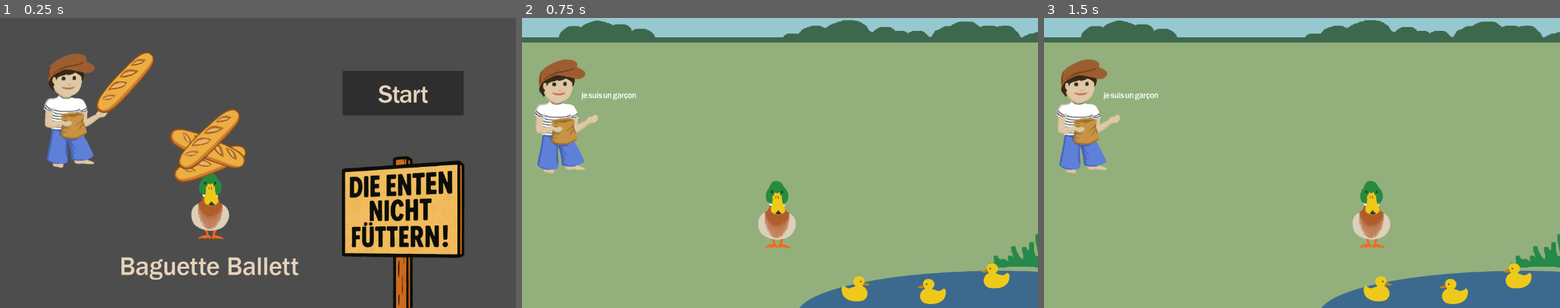
Above: before the commit, frames 1-3 (left to right).
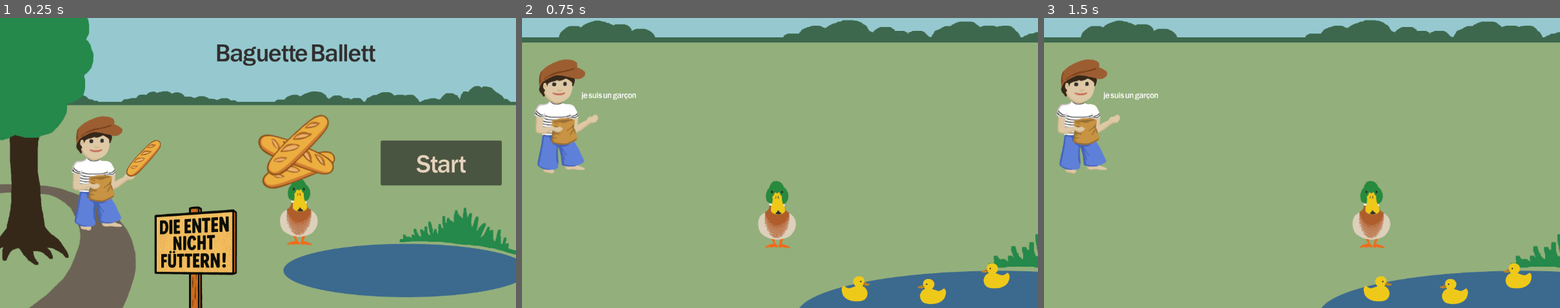
Above: after the commit, the same moments.

Repository: baguette-ballett/baguette-ballett
Game: Godot game, scene res://scenes/intro/intro.tscn
The game is run twice, just before and just after one commit, with the same random seed, the same clock (stepped at 60 frames per second) and the same inputs.
Inputs:
- Up to frame 1 (0.25 s): no input
- Up to frame 2 (0.75 s): click "Start" at 0.5 s
- Up to frame 3 (1.5 s): tap Enter (ui_accept) at 1.25 s; hold Right (ui_right) from 1.28 s (still down)

The runs differ from the first frame. In frame 1, 98% of the frame differs, in the area x 0-100%, y 0-100%; in frame 2, nothing differs; in frame 3, nothing differs.

Commit message:
enhance intro scene

Diff:
--- a/scenes/intro/duckpoop.gd
+++ b/scenes/intro/duckpoop.gd
@@ -9,10 +9,10 @@
 		if position.y > -100 and not shittingHasBeenStarted:
 			get_node("duckShits").play()
 			shittingHasBeenStarted = true
-		if position.y < 500:
+		if position.y < 575:
 			move_and_slide()
 		else:
 			get_node("shitHitsTheSign").play()
-			get_node("Sprite2D").scale.x = 10
-			get_node("Sprite2D").scale.y = 9
+			get_node("Sprite2D").scale.x = 8
+			get_node("Sprite2D").scale.y = 6
 			shitIsFalling = false
--- a/scenes/intro/intro.tscn
+++ b/scenes/intro/intro.tscn
@@ -1,15 +1,16 @@
-[gd_scene load_steps=14 format=3 uid="uid://cmeelins4i38s"]
+[gd_scene load_steps=15 format=3 uid="uid://cmeelins4i38s"]
 
 [ext_resource type="Script" uid="uid://wqyldb5ltt6k" path="res://scenes/intro/intro.gd" id="1_8twl8"]
 [ext_resource type="Texture2D" uid="uid://b1gs4c58kfka4" path="res://assets/sprites/notfeedducks_sign_clean.png" id="1_ioskq"]
+[ext_resource type="Texture2D" uid="uid://c2nk766ufh61o" path="res://assets/sprites/background_intro.png" id="2_ueo4n"]
 [ext_resource type="AudioStream" uid="uid://cxo7w6r4tcioq" path="res://assets/sounds/duckstart_and_quack.mp3" id="2_yjqpq"]
 [ext_resource type="Texture2D" uid="uid://dt7mr2ybv7dc7" path="res://assets/sprites/duckpoop.png" id="3_teox7"]
 [ext_resource type="Script" uid="uid://6gv12wvq4gaa" path="res://scenes/intro/startButton.gd" id="4_1rrv8"]
 [ext_resource type="Script" uid="uid://cyxtftd24c51c" path="res://scenes/intro/duckpoop.gd" id="4_ir5dn"]
 [ext_resource type="AudioStream" uid="uid://dcne1dgqnk5u7" path="res://assets/sounds/poop-pfft.wav" id="7_exgwc"]
 [ext_resource type="AudioStream" uid="uid://tnbk2sx0xn22" path="res://assets/sounds/poop-splat.wav" id="8_xk0cr"]
-[ext_resource type="Texture2D" uid="uid://dpcp36kepg8ox" path="res://assets/sprites/logo_transparent.png" id="9_xk0cr"]
 [ext_resource type="Texture2D" uid="uid://ch0slrurkop2q" path="res://assets/sprites/boy.png" id="10_0mgqj"]
+[ext_resource type="Texture2D" uid="uid://nspc7vmqvp5y" path="res://assets/sprites/duck_baguette.png" id="10_ueo4n"]
 [ext_resource type="Texture2D" uid="uid://douvhh1rirfyx" path="res://assets/sprites/baguette.png" id="11_ueo4n"]
 
 [sub_resource type="Shortcut" id="Shortcut_1rrv8"]
@@ -19,9 +20,15 @@
 [node name="Intro" type="Node2D"]
 script = ExtResource("1_8twl8")
 
+[node name="background" type="Sprite2D" parent="."]
+show_behind_parent = true
+position = Vector2(580.444, 322.25)
+scale = Vector2(0.60787, 0.60787)
+texture = ExtResource("2_ueo4n")
+
 [node name="Clean Sign" type="Sprite2D" parent="."]
-position = Vector2(900, 481)
-scale = Vector2(0.70459, 0.743408)
+position = Vector2(437, 537)
+scale = Vector2(0.474, 0.5)
 texture = ExtResource("1_ioskq")
 
 [node name="AudioStreamPlayer" type="AudioStreamPlayer" parent="."]
@@ -29,10 +36,10 @@
 autoplay = true
 
 [node name="Buttons" type="BoxContainer" parent="."]
-offset_left = 765.0
-offset_top = 118.0
-offset_right = 1065.0
-offset_bottom = 218.0
+offset_left = 850.0
+offset_top = 274.0
+offset_right = 1150.0
+offset_bottom = 374.0
 
 [node name="StartButton" type="Button" parent="Buttons"]
 custom_minimum_size = Vector2(270, 100)
@@ -44,7 +51,7 @@
 script = ExtResource("4_1rrv8")
 
 [node name="Duckpoop" type="CharacterBody2D" parent="."]
-position = Vector2(884, -750)
+position = Vector2(421, -694)
 scale = Vector2(0.2, 0.074)
 script = ExtResource("4_ir5dn")
 
@@ -53,7 +60,7 @@
 
 [node name="Sprite2D" type="Sprite2D" parent="Duckpoop"]
 position = Vector2(34.271, -1000)
-scale = Vector2(3.382, 5)
+scale = Vector2(2.273, 3.36)
 texture = ExtResource("3_teox7")
 
 [node name="duckShits" type="AudioStreamPlayer" parent="Duckpoop"]
@@ -65,14 +72,23 @@
 volume_db = 24.0
 
 [node name="logo" type="Sprite2D" parent="."]
-position = Vector2(471, 406)
-texture = ExtResource("9_xk0cr")
+position = Vector2(662, 362)
+texture = ExtResource("10_ueo4n")
 
 [node name="boy" type="Sprite2D" parent="."]
-position = Vector2(168, 204)
+position = Vector2(230, 344)
 texture = ExtResource("10_0mgqj")
 
 [node name="baguette" type="Sprite2D" parent="boy"]
-position = Vector2(111, -60)
-scale = Vector2(0.6475, 0.6475)
+position = Vector2(90.3125, -30.5112)
+scale = Vector2(0.386875, 0.386875)
 texture = ExtResource("11_ueo4n")
+
+[node name="title" type="RichTextLabel" parent="."]
+offset_left = 482.0
+offset_top = 41.0
+offset_right = 1012.0
+offset_bottom = 139.0
+theme_override_colors/default_color = Color(0.192157, 0.180392, 0.180392, 1)
+theme_override_font_sizes/normal_font_size = 48
+text = "Baguette Ballett"
Binary file added: assets/sprites/background_intro.png
Not shown, added: assets/sprites/background_intro.png.import
Not shown, added: assets/sprites/duck_baguette.png.import
